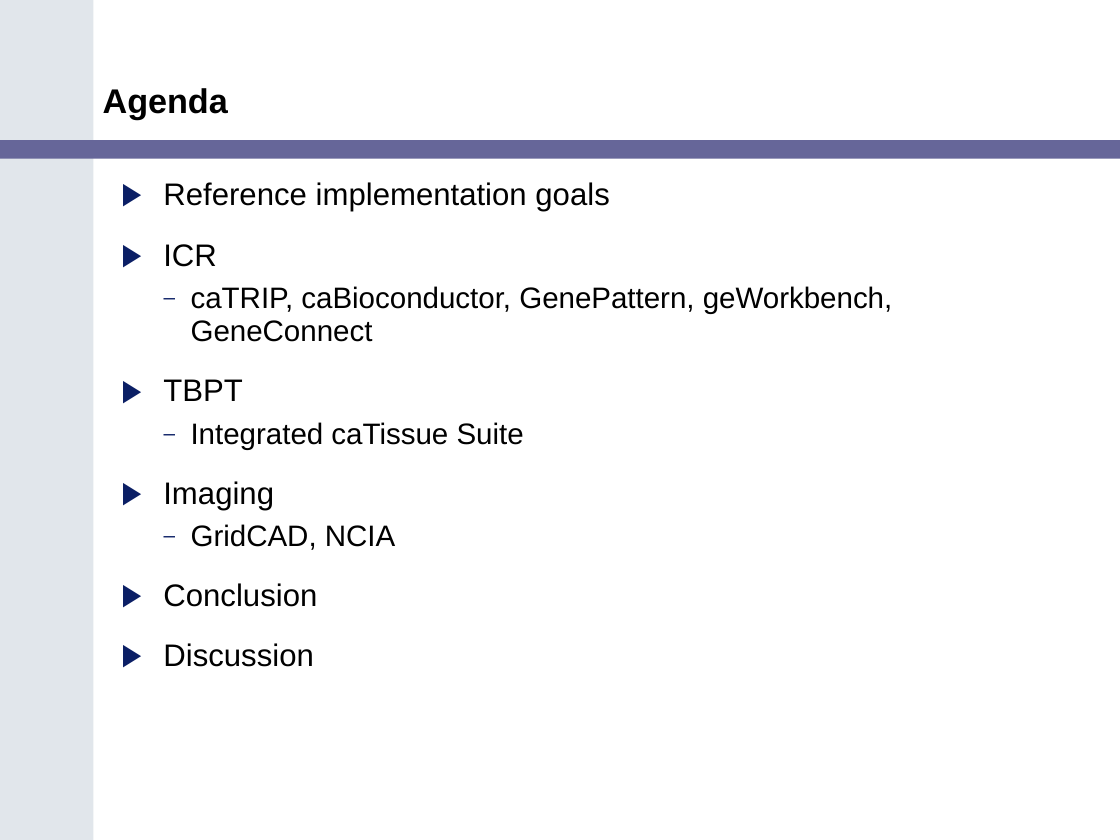
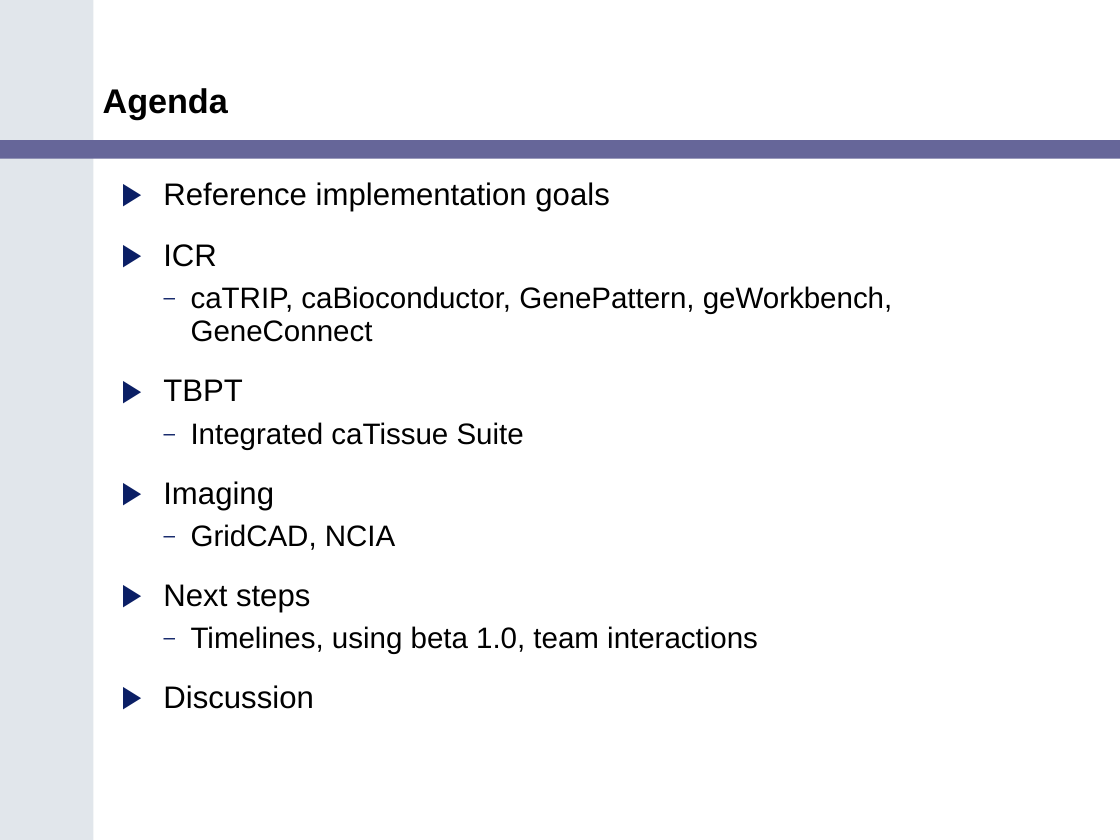
Before and after one commit to NCIP/cagrid-portal, a slide deck: slide 2 of cagrid-1-0/Documentation/presentations/200607_VCDE_ARCH/Ref_Impl_Arch_VCDE_2006_07.ppt. Drawn at 1120x840 pixels with LibreOffice and Linux fonts; fonts in the diff are those of the drawing; background and template pictures are left out. Boxes give left, top, right and bottom in pixels: in the first picture for what was removed or moved away, otherwise in the second. Text is boxed around its words. In the diff, an @@ line names an element or a change of style, - is before the commit and + after.

```diff
--- a/cagrid-1-0/Documentation/presentations/200607_VCDE_ARCH/Ref_Impl_Arch_VCDE_2006_07.ppt
+++ b/cagrid-1-0/Documentation/presentations/200607_VCDE_ARCH/Ref_Impl_Arch_VCDE_2006_07.ppt
@@ text at [163, 584, 758, 654]: text changed; size 20 to 19 pt @@
-▶ Conclusion
+▶ Next steps
+  – Timelines, using beta 1.0, team interactions
```
Also in this commit, not shown: 7 other slides changed, 7 slides added, 5 slides removed.
